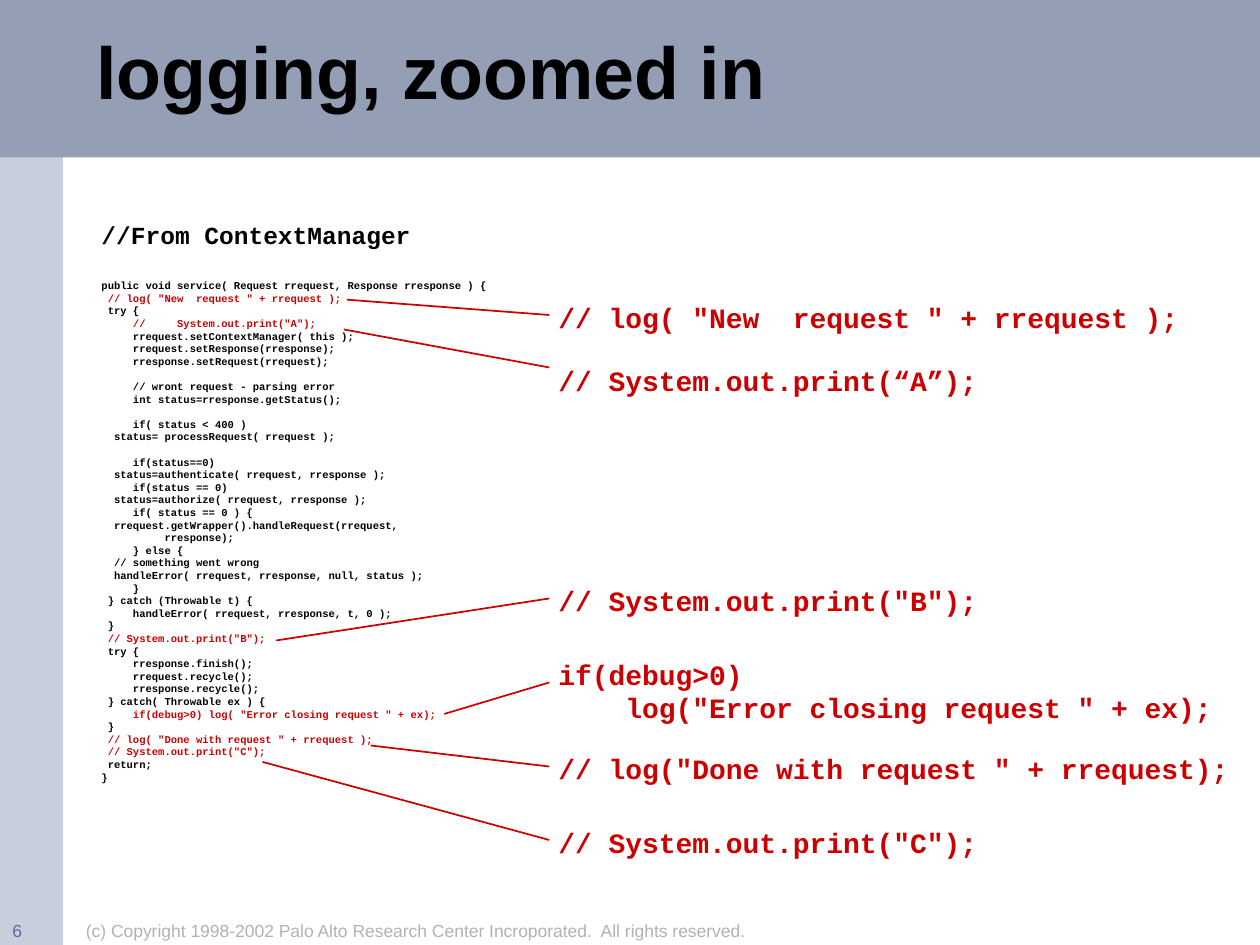
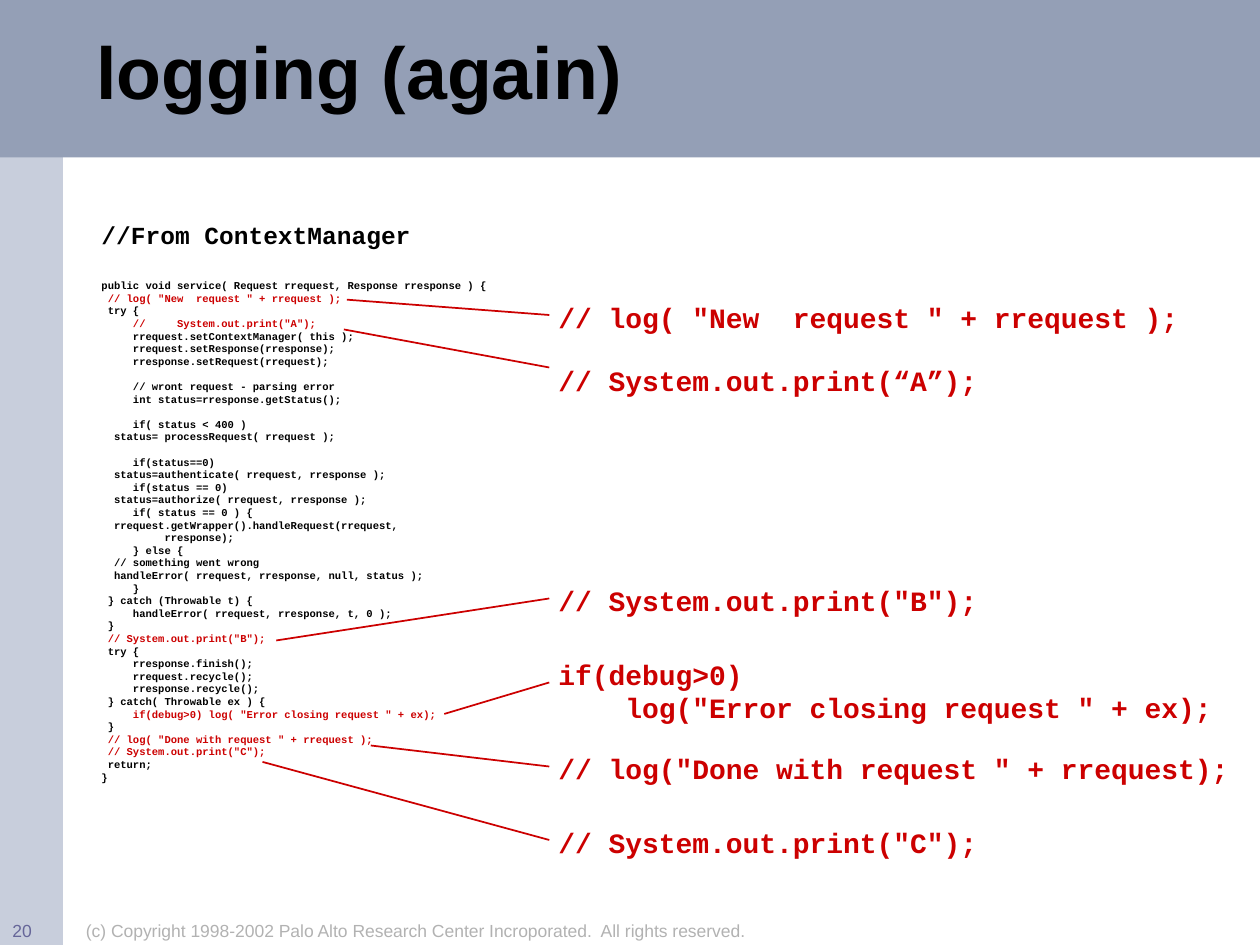
Before and after one commit to eclipse-aspectj/aspectj, a slide deck: slide 20 of docs/teaching/demos/oopsla2002.ppt (slide 6 before the commit). Drawn at 1260x945 pixels with LibreOffice and Linux fonts; fonts in the diff are those of the drawing; background and template pictures are left out. Boxes give left, top, right and bottom in pixels: in the first picture for what was removed or moved away, otherwise in the second. Text is boxed around its words. In the diff, an @@ line names an element or a change of style, - is before the commit and + after.

```diff
--- a/docs/teaching/demos/oopsla2002.ppt
+++ b/docs/teaching/demos/oopsla2002.ppt
@@ title at box(96, 45, 623, 112): text changed @@
-logging, zoomed in
+logging (again)
@@ page number at box(12, 925, 31, 937): text changed @@
-6
+20
```
Also in this commit, not shown: 14 other slides changed, 23 slides added.
